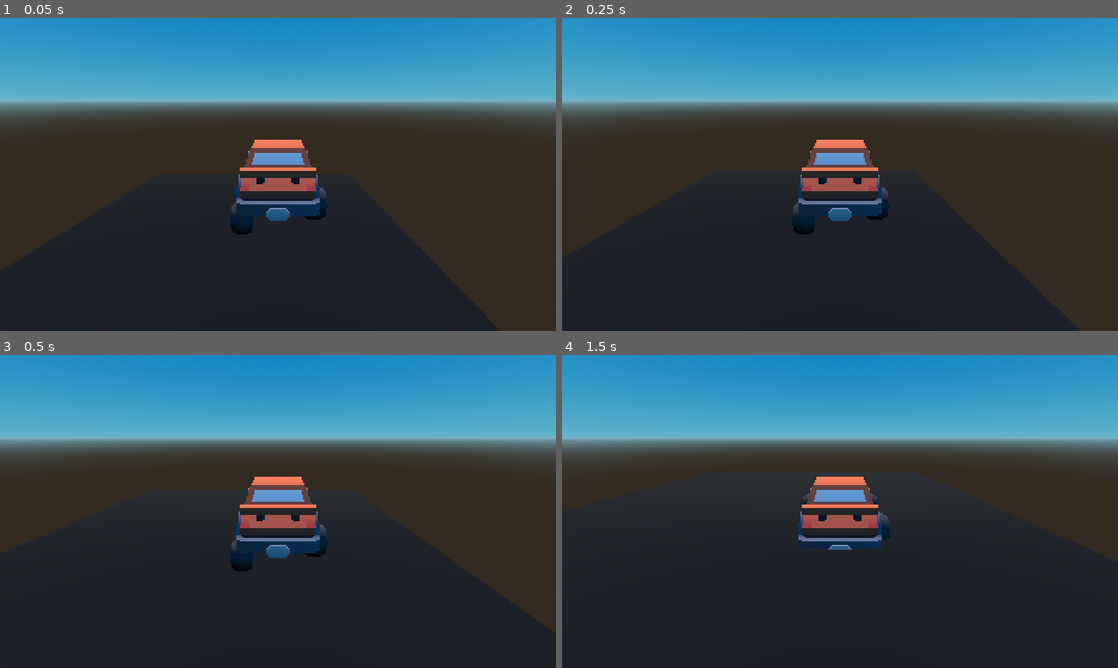
Above: before the commit, frames 1-4 (two rows, left to right).
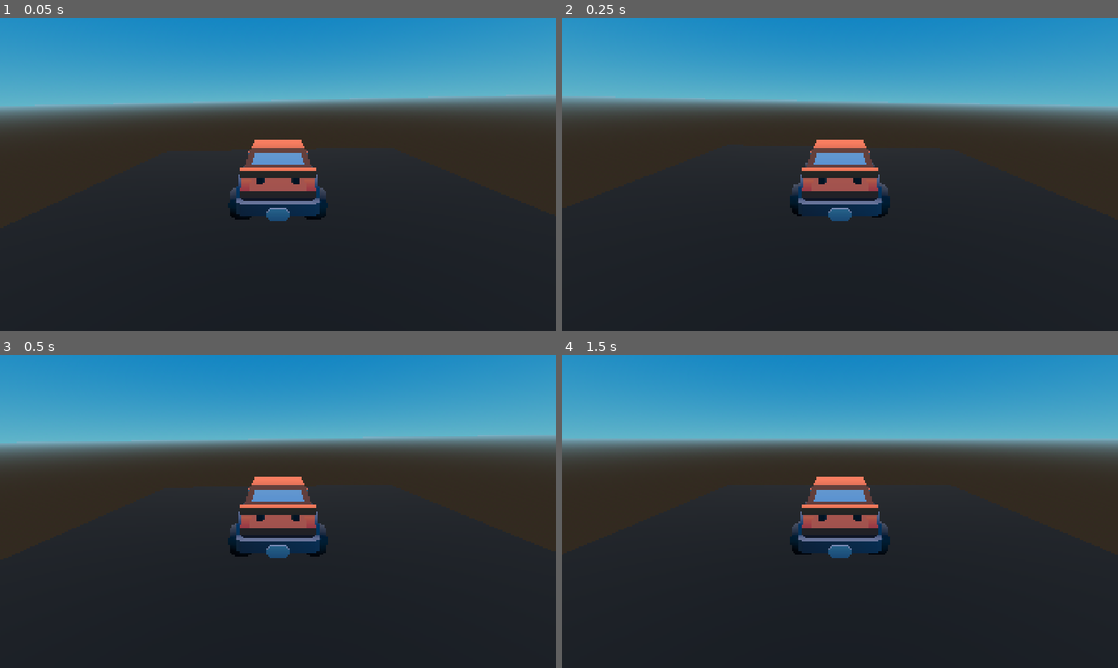
Above: after the commit, the same moments.

Repository: akanksh-ch/kar-game
Game: Godot game, scene res://Scenes/main.tscn
Two runs of this game, one before a commit and one after it. Both use one fixed random seed, a clock stepped at 60 frames per second and the inputs below.
Inputs:
- Up to frame 1 (0.05 s): no input
- Up to frame 2 (0.25 s): no input
- Up to frame 3 (0.5 s): no input
- Up to frame 4 (1.5 s): no input

The runs differ from the first frame. In frame 1, 3.0% of the frame differs, in the area x 0-100%, y 24-70%; in frame 2, 2.7%; in frame 3, 2.2%; in frame 4, 1.2%.

Commit message:
Figured out that stiffness is first setting to change for suspension to work

Diff:
--- a/Scenes/kar.tscn
+++ b/Scenes/kar.tscn
@@ -215,6 +215,7 @@
 shadow_mesh = SubResource("ArrayMesh_c2otq")
 
 [node name="Kar" type="VehicleBody3D" unique_id=898085786]
+mass = 1275.0
 script = ExtResource("1_4j05u")
 
 [node name="HitBox" type="CollisionShape3D" parent="." unique_id=596376399]
@@ -230,7 +231,7 @@
 mesh = SubResource("ArrayMesh_g5oqf")
 
 [node name="wheel_back_left" type="VehicleWheel3D" parent="." unique_id=760376154]
-transform = Transform3D(1, 0, 0, 0, 1, 0, 0, 0, 1, 0.66, -0.05, -0.66)
+transform = Transform3D(1, 0, 0, 0, 1, 0, 0, 0, 1, 0.66, 0.25, -0.66)
 wheel_radius = 0.3
 
 [node name="wheel-back-left" type="MeshInstance3D" parent="wheel_back_left" unique_id=1218306427]
--- a/Scenes/main.tscn
+++ b/Scenes/main.tscn
@@ -26,4 +26,4 @@
 [node name="level_1" parent="." unique_id=862061683 instance=ExtResource("1_bo1nx")]
 
 [node name="Kar" parent="." unique_id=898085786 instance=ExtResource("2_8gbba")]
-transform = Transform3D(1, 0, 0, 0, 1, 0, 0, 0, 1, -1.2834053, 1.8903146, -0.9816575)
+transform = Transform3D(0.9998018, -0.019908011, 0, 0.019908011, 0.9998018, 0, 0, 0, 1, 0, 0.33, 0)
--- a/Scripts/kar.gd
+++ b/Scripts/kar.gd
@@ -1,4 +1,16 @@
 extends VehicleBody3D
 
-func _process(delta: float) -> void:
-	pass
+@onready var wheels: Array[VehicleWheel3D] = [$wheel_back_left, $wheel_back_right, $wheel_front_left, $wheel_front_right]
+
+# Configuration
+func _ready() -> void:
+	for wheel in wheels:
+		wheel.set_suspension_stiffness(75.0)
+		#wheel.set_damping_compression(0.5)
+		#wheel.set_suspension_rest_length(0.35)
+
+		print(
+			wheel.get_suspension_stiffness(),", ",
+			wheel.get_damping_compression(),", ",
+			wheel.get_suspension_rest_length()
+		)
--- a/project.godot
+++ b/project.godot
@@ -19,7 +19,6 @@
 
 window/size/viewport_width=1920
 window/size/viewport_height=1080
-window/size/mode=3
 window/stretch/mode="canvas_items"
 window/stretch/aspect="expand"
 
